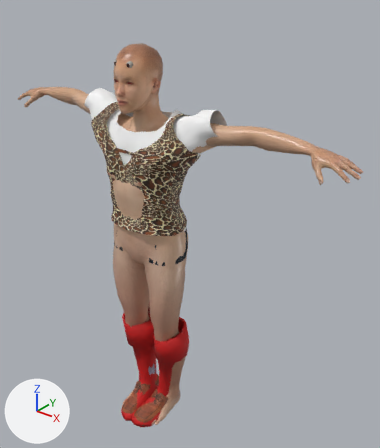
Before and after pictures for a commit that changed the glTF model FEL-full-app/public/models/candidates/fel-kit-male.glb.
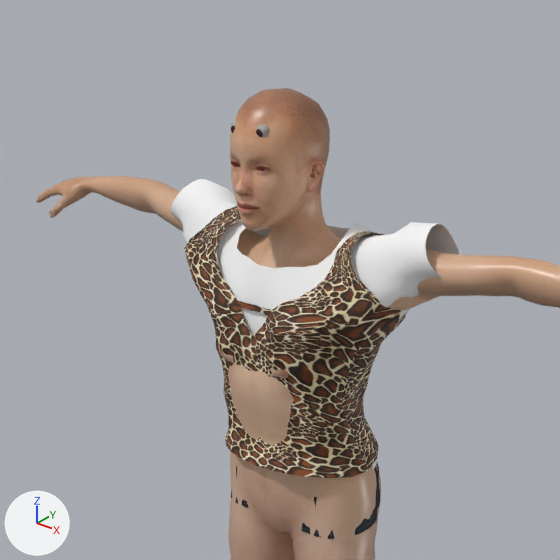
There are two pictures of each version: one whole from a 50 mm camera at (1.358, -1.457, 1.905) aimed at (0.113, 0.098, 0.94), one close up on the part from 0% to 73% of the width and 0% to 62% of the height. Arrows for +X, +Y and +Z are at lower left; the lights stay in place. The first two pictures are the older version.

Objects in the first close-up: 'Body', 'Kit_shorts_shorts_court', 'Kit_tops_top_bonds', 'Kit_tops_top_lab' and 1 more.
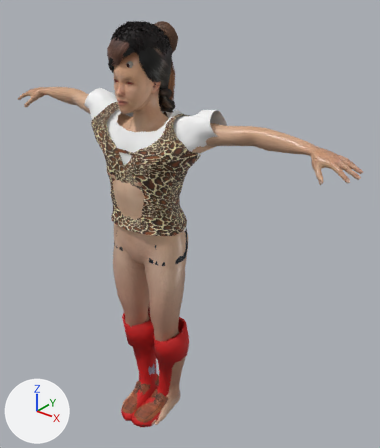
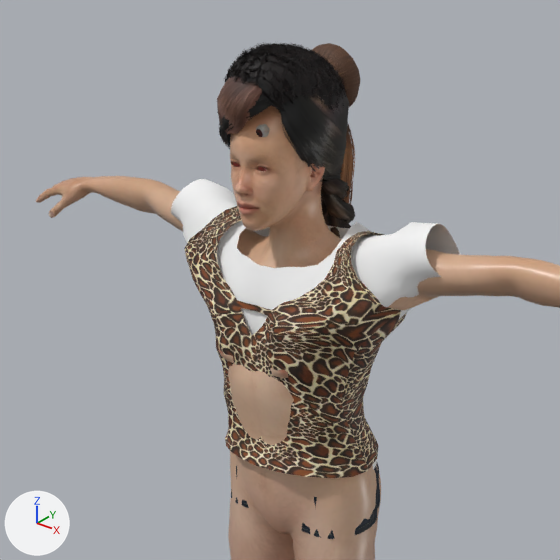
Commit message: Kit bodies wear the hair library (rung 4): six styles per body as cutout meshes

Changed parts and their boxes (x1, y1, x2, y2) in the close-ups (560 x 560 px):
'Hair_braids', added: after (217, 85, 355, 238)
'Hair_afro', added: after (225, 42, 347, 114)
'Hair_buzz', added (brown): after (217, 74, 263, 135)
'Hair_bun', added (brown): after (312, 43, 361, 107)
'Hair_ponytail', added (brown): after (325, 122, 355, 224)
'Hair_cap', added (mostly hidden): after (229, 74, 271, 95)

Diff of the bpy script that builds the scene:
```diff
--- a/FEL-full-app/public/models/candidates/fel-kit-male.glb.py
+++ b/FEL-full-app/public/models/candidates/fel-kit-male.glb.py
@@ img_ponytail01_diffuse @@
+img_ponytail01_diffuse = load_image('ponytail01_diffuse', '_unpacked/ponytail01_diffuse', 1024, 1024, 'sRGB')
@@ img_short01_diffuse @@
+img_short01_diffuse = load_image('short01_diffuse', '_unpacked/short01_diffuse', 1024, 1024, 'sRGB')
@@ img_short03_diffuse @@
+img_short03_diffuse = load_image('short03_diffuse', '_unpacked/short03_diffuse', 1024, 1024, 'sRGB')
@@ img_hair_bun_brown @@
+img_hair_bun_brown = load_image('Hair_bun_brown', '_unpacked/Hair_bun_brown', 1024, 1024, 'sRGB')
@@ img_braid01_diffuse @@
+img_braid01_diffuse = load_image('braid01_diffuse', '_unpacked/braid01_diffuse', 1024, 1024, 'sRGB')
@@ img_afro_diffuse @@
+img_afro_diffuse = load_image('afro_diffuse', '_unpacked/afro_diffuse', 1024, 1024, 'sRGB')
@@ mat_hair_ponytail @@
+mat_hair_ponytail = bpy.data.materials.new('hair.ponytail')
+# uses the picture img_ponytail01_diffuse
@@ mat_hair_cap @@
+mat_hair_cap = bpy.data.materials.new('hair.cap')
+# uses the picture img_short01_diffuse
@@ mat_hair_buzz @@
+mat_hair_buzz = bpy.data.materials.new('hair.buzz')
+# uses the picture img_short03_diffuse
@@ mat_hair_bun @@
+mat_hair_bun = bpy.data.materials.new('hair.bun')
+# uses the picture img_hair_bun_brown
@@ mat_hair_braids @@
+mat_hair_braids = bpy.data.materials.new('hair.braids')
+# uses the picture img_braid01_diffuse
@@ mat_hair_afro @@
+mat_hair_afro = bpy.data.materials.new('hair.afro')
+# uses the picture img_afro_diffuse
@@ me_ponytail01 @@
+me_ponytail01.from_pydata(...)  # 2208 vertices, 2675 faces; spans x -0.077..0.076, y -0.138..0.139, z 1.347..1.723
+me_ponytail01.materials.append(mat_hair_ponytail)
@@ me_short01 @@
+me_short01.from_pydata(...)  # 1923 vertices, 1839 faces; spans x -0.077..0.076, y -0.142..0.062, z 1.521..1.731
+me_short01.materials.append(mat_hair_cap)
@@ me_short03 @@
+me_short03.from_pydata(...)  # 527 vertices, 960 faces; spans x -0.095..0.079, y -0.167..0.06, z 1.508..1.721
+me_short03.materials.append(mat_hair_buzz)
@@ me_hair_bun_brown @@
+me_hair_bun_brown.from_pydata(...)  # 1360 vertices, 2216 faces; spans x -0.079..0.079, y -0.132..0.123, z 1.523..1.732
+me_hair_bun_brown.materials.append(mat_hair_bun)
@@ me_braid01 @@
+me_braid01.from_pydata(...)  # 2589 vertices, 2759 faces; spans x -0.099..0.096, y -0.163..0.127, z 1.114..1.726
+me_braid01.materials.append(mat_hair_braids)
@@ me_afro01 @@
+me_afro01.from_pydata(...)  # 1621 vertices, 1096 faces; spans x -0.097..0.097, y -0.155..0.086, z 1.529..1.744
+me_afro01.materials.append(mat_hair_afro)
@@ ob_hair_ponytail @@
+ob_hair_ponytail = bpy.data.objects.new('Hair_ponytail', me_ponytail01)
+ob_hair_ponytail.location = (0.0, 0.0, 0.0)
@@ ob_hair_cap @@
+ob_hair_cap = bpy.data.objects.new('Hair_cap', me_short01)
+ob_hair_cap.location = (0.0, 0.0, 0.0)
@@ ob_hair_buzz @@
+ob_hair_buzz = bpy.data.objects.new('Hair_buzz', me_short03)
+ob_hair_buzz.location = (0.0, 0.0, 0.0)
@@ ob_hair_bun @@
+ob_hair_bun = bpy.data.objects.new('Hair_bun', me_hair_bun_brown)
+ob_hair_bun.location = (0.0, 0.0, 0.0)
@@ ob_hair_braids @@
+ob_hair_braids = bpy.data.objects.new('Hair_braids', me_braid01)
+ob_hair_braids.location = (0.0, 0.0, 0.0)
@@ ob_hair_afro @@
+ob_hair_afro = bpy.data.objects.new('Hair_afro', me_afro01)
+ob_hair_afro.location = (0.0, 0.0, 0.0)
```
